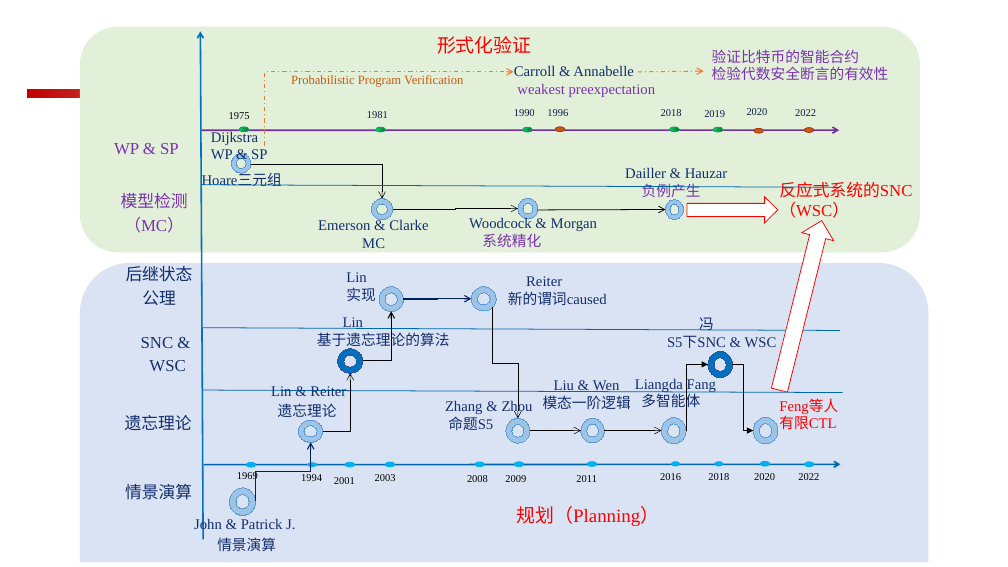
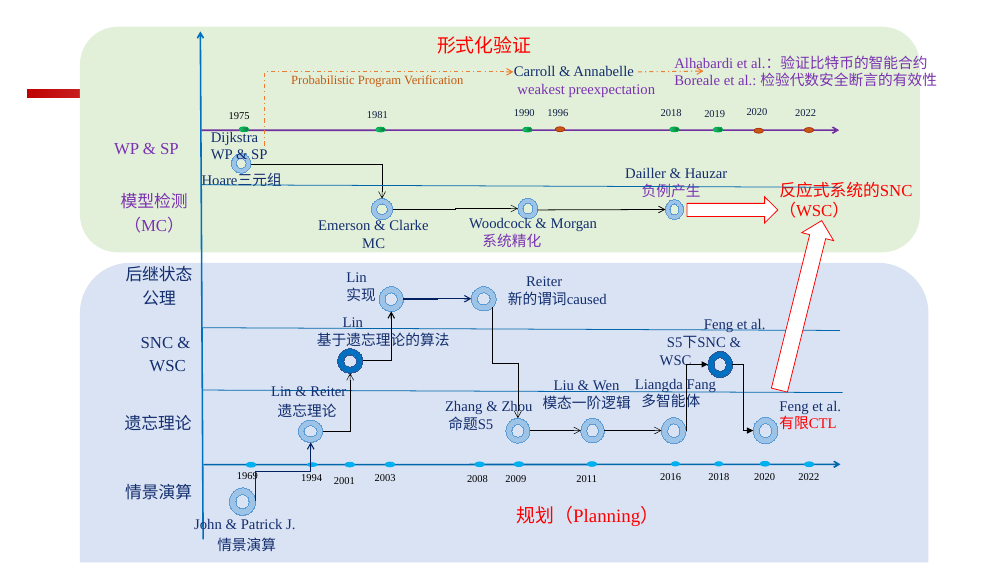
Before and after one commit to fengrenyan/fry, a slide deck: slide 6 of 毕业论文/毕业答辩/ppt/PPt素材.pptx. Drawn at 1008x567 pixels with LibreOffice and Linux fonts; fonts in the diff are those of the drawing. Boxes give left, top, right and bottom in pixels: in the first picture for what was removed or moved away, otherwise in the second. Text is boxed around its words. In the diff, an @@ line names an element or a change of style, - is before the commit and + after.

```diff
--- a/毕业论文/毕业答辩/ppt/PPt素材.pptx
+++ b/毕业论文/毕业答辩/ppt/PPt素材.pptx
@@ text at box(674, 56, 937, 86): text changed @@
-验证比特币的智能合约
-检验代数安全断言的有效性
+Alhabardi et al.：验证比特币的智能合约Boreale et al.: 检验代数安全断言的有效性
@@ text at box(704, 318, 765, 332): text changed @@
-冯
+Feng et al.
@@ text at box(779, 400, 841, 414): text changed; text colour #FF0000 to #132E6F @@
-Feng等人
+Feng et al.
```
Also in this commit, not shown: 17 other files.
